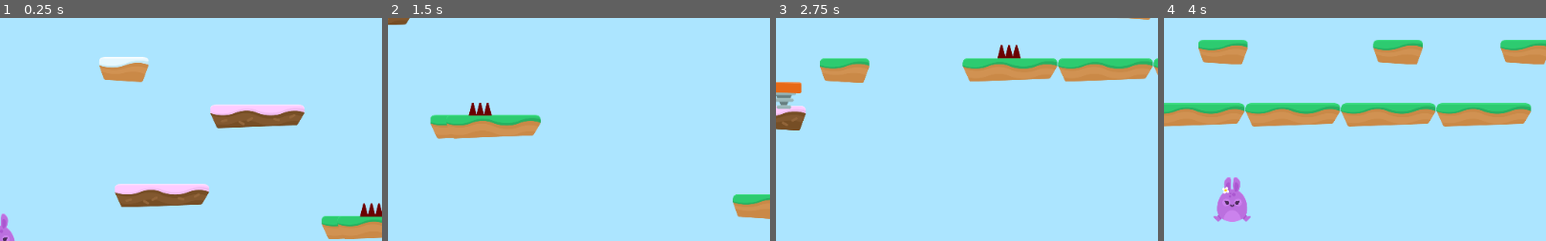
Above: before the commit, frames 1-4 (left to right).
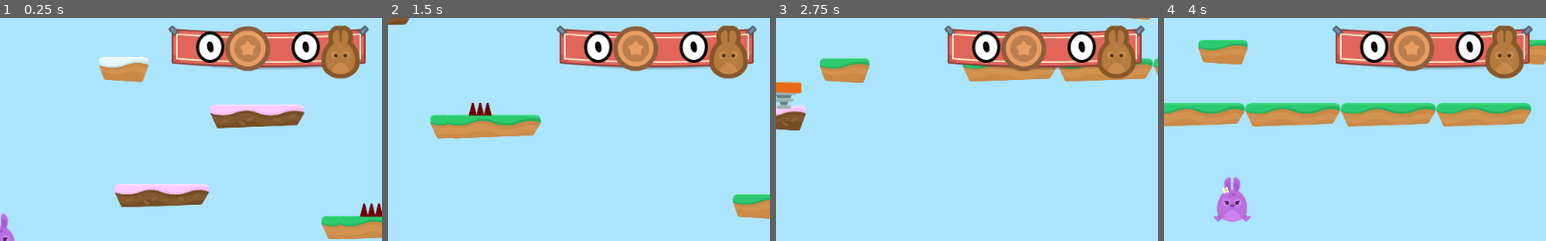
Above: after the commit, the same moments.

Repository: alexandrepeluchi/godot-udemy
Game: Godot game, scene res://Levels/Level1.tscn
The game is run twice, just before and just after one commit, with the same random seed, the same clock (stepped at 60 frames per second) and the same inputs.
Inputs:
- Up to frame 1 (0.25 s): no input
- Up to frame 2 (1.5 s): hold D (right) from 0.53 s (still down); tap W (jump) at 0.77 s
- Up to frame 3 (2.75 s): tap W (jump) at 1.52 s; release D (right) at 2.03 s; hold A (left) from 2.03 s (still down)
- Up to frame 4 (4 s): release A (left) at 2.78 s; hold D (right) from 2.78 s (still down); tap W (jump) at 3.02, 3.77 s
The pictures show only the part of the screen within x 50-100%, y 1-51%; the shares and areas given below are measured in that part.

The runs differ from the first frame. In frame 1, 9.2% of the frame differs, in the area x 44-97%, y 3-28%; in frame 2, 9.2%; in frame 3, 9.0%; in frame 4, 8.7%.

Commit message:
Adicionado HUD in-game com contador de moedas e vidas

Diff:
--- /dev/null
+++ b/Hoppy Days/GUI/GUI.tscn
@@ -0,0 +1,75 @@
+[gd_scene load_steps=6 format=2]
+
+[ext_resource path="res://GFX/HUD/bannerHanging.png" type="Texture" id=1]
+[ext_resource path="res://GFX/HUD/lifes.png" type="Texture" id=2]
+[ext_resource path="res://GFX/HUD/coin_bronze.png" type="Texture" id=3]
+[ext_resource path="res://Fonts/candles_.ttf" type="DynamicFontData" id=4]
+
+[sub_resource type="DynamicFont" id=1]
+size = 48
+outline_size = 4
+outline_color = Color( 0, 0, 0, 1 )
+use_filter = true
+font_data = ExtResource( 4 )
+
+[node name="GUI" type="CanvasLayer"]
+
+[node name="Control" type="Control" parent="."]
+anchor_right = 1.0
+anchor_bottom = 1.0
+__meta__ = {
+"_edit_use_anchors_": false
+}
+
+[node name="TextureRect" type="TextureRect" parent="Control"]
+anchor_left = 1.0
+anchor_right = 1.0
+margin_left = -286.0
+margin_top = 18.0
+margin_bottom = 59.0
+texture = ExtResource( 1 )
+__meta__ = {
+"_edit_use_anchors_": false
+}
+
+[node name="HBoxContainer" type="HBoxContainer" parent="Control/TextureRect"]
+anchor_right = 1.0
+anchor_bottom = 1.0
+margin_left = 12.0
+margin_right = -30.0
+margin_bottom = -12.0
+alignment = 1
+__meta__ = {
+"_edit_use_anchors_": false
+}
+
+[node name="CoinCount" type="Label" parent="Control/TextureRect/HBoxContainer"]
+margin_top = 4.0
+margin_right = 60.0
+margin_bottom = 66.0
+size_flags_horizontal = 3
+custom_fonts/font = SubResource( 1 )
+text = "0"
+align = 2
+
+[node name="CoinIcon" type="TextureRect" parent="Control/TextureRect/HBoxContainer"]
+margin_left = 64.0
+margin_right = 124.0
+margin_bottom = 71.0
+texture = ExtResource( 3 )
+
+[node name="LifeCount" type="Label" parent="Control/TextureRect/HBoxContainer"]
+margin_left = 128.0
+margin_top = 4.0
+margin_right = 188.0
+margin_bottom = 66.0
+size_flags_horizontal = 3
+custom_fonts/font = SubResource( 1 )
+text = "0"
+align = 2
+
+[node name="LifeIcon" type="TextureRect" parent="Control/TextureRect/HBoxContainer"]
+margin_left = 192.0
+margin_right = 244.0
+margin_bottom = 71.0
+texture = ExtResource( 2 )
--- a/Hoppy Days/Levels/Level1.tscn
+++ b/Hoppy Days/Levels/Level1.tscn
@@ -1,11 +1,12 @@
-[gd_scene load_steps=7 format=2]
+[gd_scene load_steps=8 format=2]
 
 [ext_resource path="res://Player/Player.tscn" type="PackedScene" id=1]
 [ext_resource path="res://Levels/Tileset.tres" type="TileSet" id=2]
 [ext_resource path="res://Hazards/SpikeTop.tscn" type="PackedScene" id=3]
-[ext_resource path="res://SFX/Chiptune_Adventures_1.ogg" type="AudioStream" id=4]
+[ext_resource path="res://SFX/Summer_Park.ogg" type="AudioStream" id=4]
 [ext_resource path="res://Items/JumpPad.tscn" type="PackedScene" id=5]
 [ext_resource path="res://Levels/GameState.gd" type="Script" id=6]
+[ext_resource path="res://GUI/GUI.tscn" type="PackedScene" id=7]
 
 [node name="Level1" type="Node2D"]
 script = ExtResource( 6 )
@@ -43,11 +44,6 @@
 [node name="SpikeTop4" parent="Hazards" instance=ExtResource( 3 )]
 position = Vector2( 2618.12, 740.834 )
 
-[node name="BGM" type="AudioStreamPlayer" parent="."]
-stream = ExtResource( 4 )
-volume_db = -5.0
-autoplay = true
-
 [node name="JumpPads" type="Node" parent="."]
 
 [node name="JumpPad" parent="JumpPads" instance=ExtResource( 5 )]
@@ -70,3 +66,10 @@
 
 [node name="JumpPad7" parent="JumpPads" instance=ExtResource( 5 )]
 position = Vector2( 548.841, -806.466 )
+
+[node name="BGM" type="AudioStreamPlayer" parent="."]
+stream = ExtResource( 4 )
+volume_db = -5.0
+autoplay = true
+
+[node name="GUI" parent="." instance=ExtResource( 7 )]
